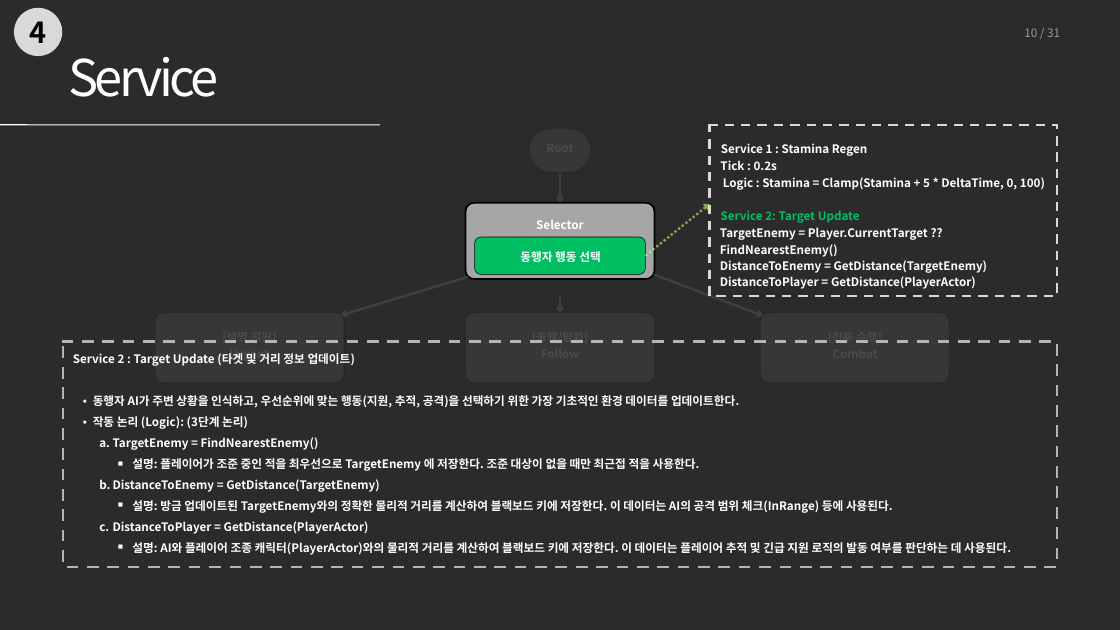
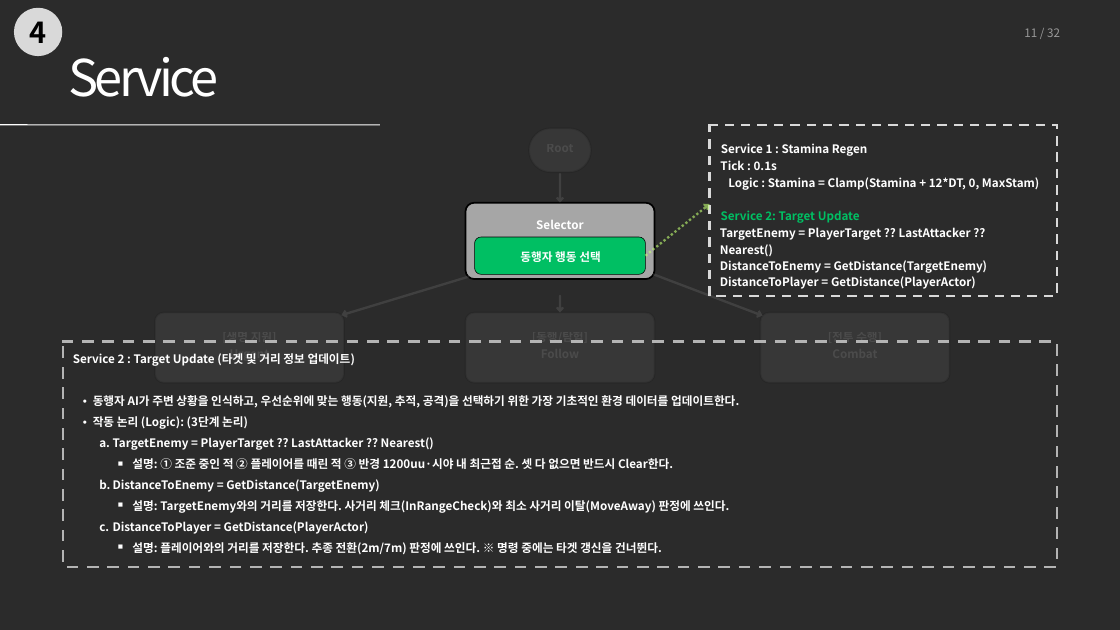
Before and after one commit to 0518tune/portfolio, a slide deck: slide 11 of files/수정본/동행자_BT설계.pptx (slide 10 before the commit). Drawn at 1120x630 pixels with LibreOffice and Linux fonts; fonts in the diff are those of the drawing; background and template pictures are left out; a plain dark background stands for a picture behind light text. Boxes give left, top, right and bottom in pixels: in the first picture for what was removed or moved away, otherwise in the second. Text is boxed around its words. In the diff, an @@ line names an element or a change of style, - is before the commit and + after.

```diff
--- a/files/수정본/동행자_BT설계.pptx
+++ b/files/수정본/동행자_BT설계.pptx
@@ text at (1024,28,1060,37): text changed @@
-10 / 31
+11 / 32
@@ text at (728,177,1039,190): text changed @@
-Logic : Stamina = Clamp(Stamina + 5 * DeltaTime, 0, 100)
+Logic : Stamina = Clamp(Stamina + 12*DT, 0, MaxStam)
@@ text at (720,227,971,256): text changed @@
-TargetEnemy = Player.CurrentTarget ?? FindNearestEnemy()
+TargetEnemy = PlayerTarget ?? LastAttacker ?? Nearest()
@@ text at (113,437,673,469): text changed @@
-    a. TargetEnemy = FindNearestEnemy()
-      ￭ 설명: 플레이어가 조준 중인 적을 최우선으로 TargetEnemy 에 저장한다. 조준 대상이 없을 때만 최근접 적을 사용한다.
+    a. TargetEnemy = PlayerTarget ?? LastAttacker ?? Nearest()
+      ￭ 설명: ① 조준 중인 적 ② 플레이어를 때린 적 ③ 반경 1200uu·시야 내 최근접 순. 셋 다 없으면 반드시 Clear한다.
@@ text at (132,500,729,513): text changed @@
-      ￭ 설명: 방금 업데이트된 TargetEnemy와의 정확한 물리적 거리를 계산하여 블랙보드 키에 저장한다. 이 데이터는 AI의 공격 범위 체크(InRange) 등에 사용된다.
+      ￭ 설명: TargetEnemy와의 거리를 저장한다. 사거리 체크(InRangeCheck)와 최소 사거리 이탈(MoveAway) 판정에 쓰인다.
@@ text at (132,542,662,554): text changed @@
-      ￭ 설명: AI와 플레이어 조종 캐릭터(PlayerActor)와의 물리적 거리를 계산하여 블랙보드 키에 저장한다. 이 데이터는 플레이어 추적 및 긴급 지원 로직의 발동 여부를 판단하는 데 사용된다.
+      ￭ 설명: 플레이어와의 거리를 저장한다. 추종 전환(2m/7m) 판정에 쓰인다. ※ 명령 중에는 타겟 갱신을 건너뛴다.
```
Also in this commit, not shown: 28 other slides changed, 2 slides added, 1 slide removed, 6 other files.
